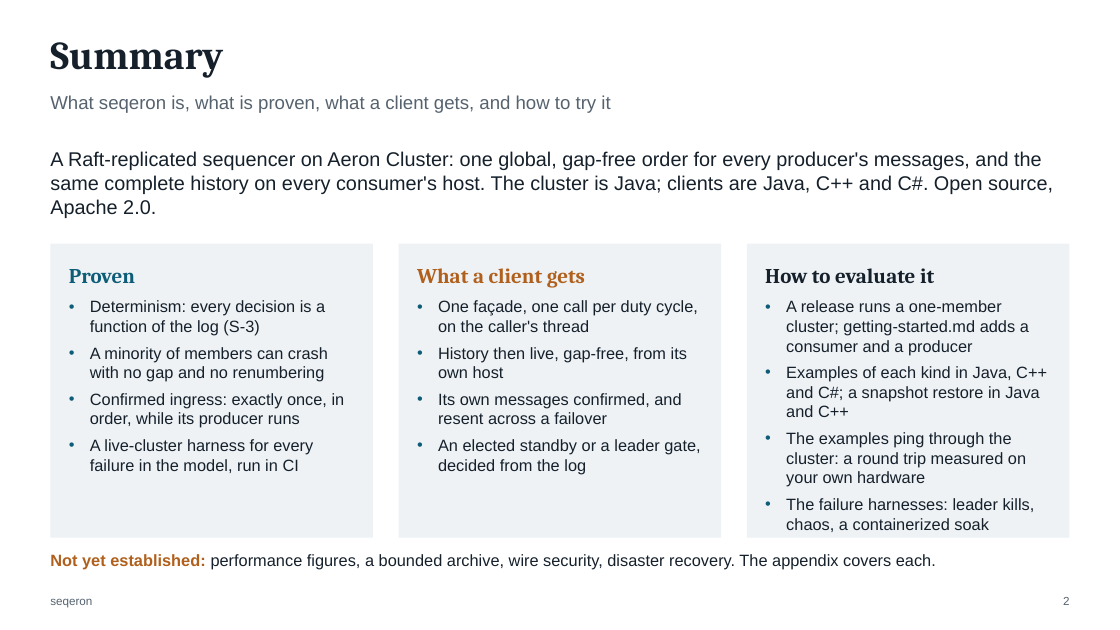
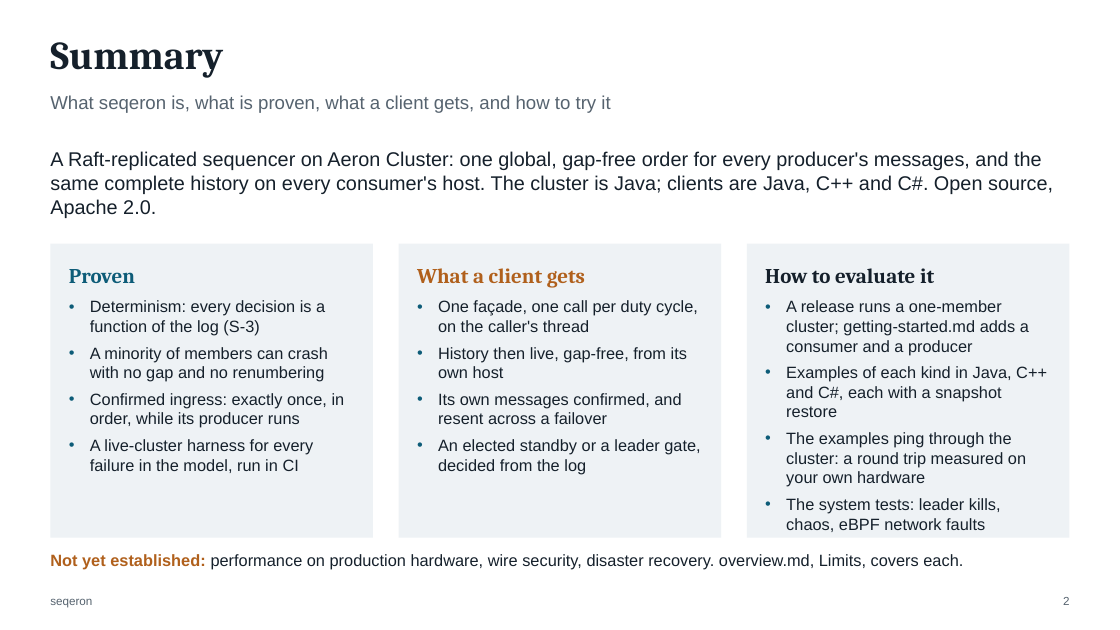
Before and after one commit to FredrikJDahlberg/seqeron, a slide deck: slide 2 of doc/presentation/seqeron-architecture.pptx. Drawn at 1120x630 pixels with LibreOffice and Linux fonts; fonts in the diff are those of the drawing. Boxes give left, top, right and bottom in pixels: in the first picture for what was removed or moved away, otherwise in the second. Text is boxed around its words. In the diff, an @@ line names an element or a change of style, - is before the commit and + after.

```diff
--- a/doc/presentation/seqeron-architecture.pptx
+++ b/doc/presentation/seqeron-architecture.pptx
@@ text in rectangle at (786, 366, 1047, 417): text changed @@
-• Examples of each kind in Java, C++ and C#; a snapshot restore in Java and C++
+• Examples of each kind in Java, C++ and C#, each with a snapshot restore
@@ text in rectangle at (786, 498, 1001, 532): text changed @@
-• The failure harnesses: leader kills, chaos, a containerized soak
+• The system tests: leader kills, chaos, eBPF network faults
@@ text at (50, 554, 963, 570): text changed @@
-Not yet established: performance figures, a bounded archive, wire security, disaster recovery. The appendix covers each.
+Not yet established: performance on production hardware, wire security, disaster recovery. overview.md, Limits, covers each.
```
Also in this commit, not shown: 16 other slides changed, 1 slide added, 31 slides removed, 60 other files.
